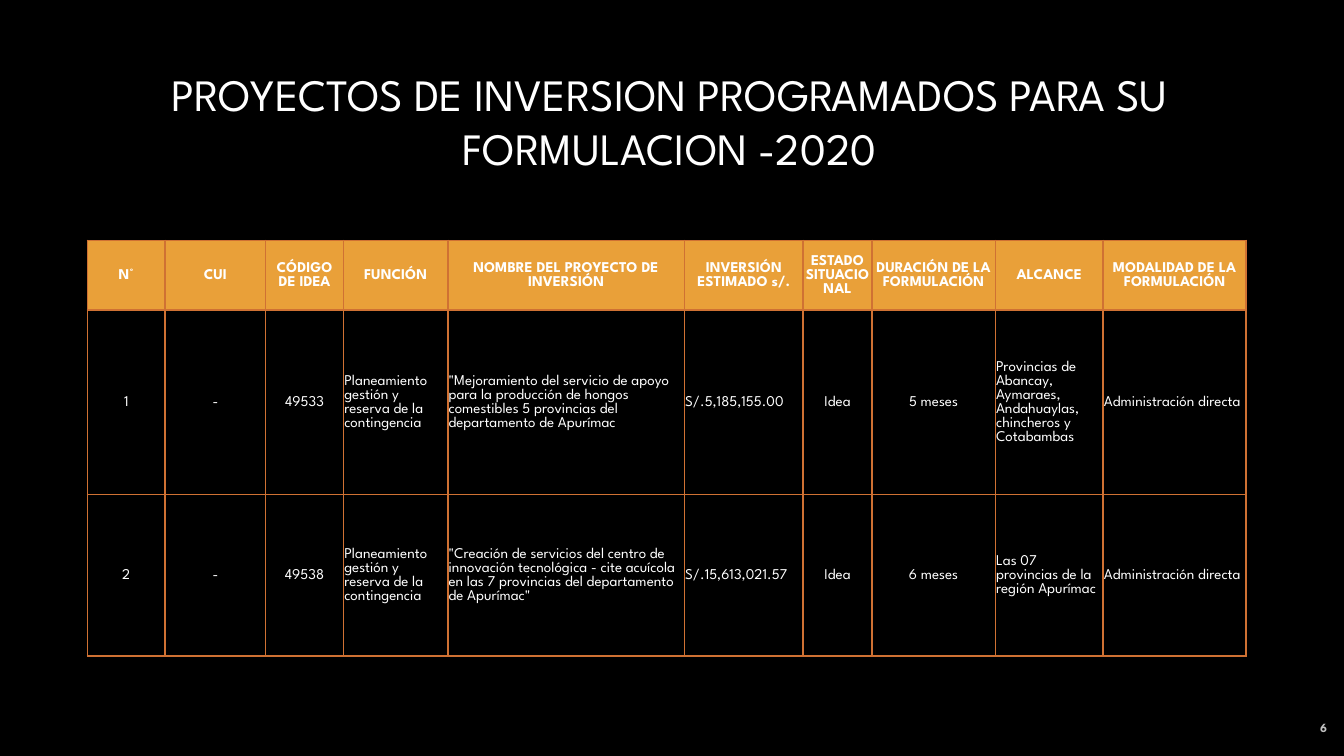
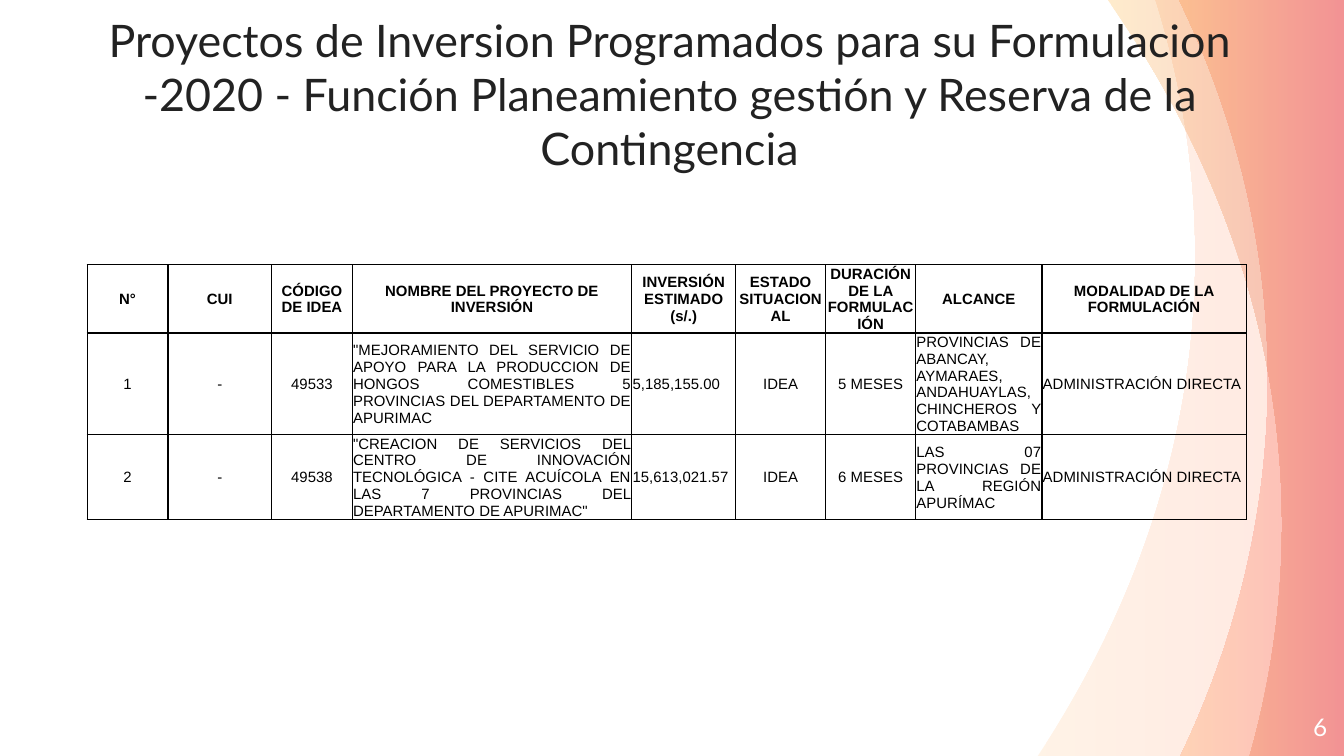
Before and after one commit to ORFEI-GRAP/Gestion-ORFEI, a slide deck: slide 6 of Proyectos Funcion - PRODUCCIÓN.pptx. Drawn at 1344x756 pixels with LibreOffice and Linux fonts; fonts in the diff are those of the drawing; background and template pictures are left out. Boxes give left, top, right and bottom in pixels: in the first picture for what was removed or moved away, otherwise in the second. Text is boxed around its words. In the diff, an @@ line names an element or a change of style, - is before the commit and + after.

```diff
--- a/Proyectos Funcion - PRODUCCIÓN.pptx
+++ b/Proyectos Funcion - PRODUCCIÓN.pptx
@@ background picture (left out) to #FFFFFF @@
@@ title at <box>109,18,1230,173</box>: text changed; font League Spartan to Lato; text colour gradient #FFFFFF to #A6A6A6 to #222222 @@
-PROYECTOS DE INVERSION PROGRAMADOS PARA SU FORMULACION -2020
+Proyectos de Inversion Programados para su Formulacion -2020 - Función Planeamiento gestión y Reserva de la Contingencia
@@ freeform shape added at <box>1037,0,1344,756</box>, fill gradient #FFC486 to #FF866B @@
@@ freeform shape added at <box>1108,0,1343,756</box>, fill gradient #FF9F00 to #CC0000 @@
@@ freeform shape added at <box>1180,0,1344,756</box>, fill gradient #F20122 to #FF6A00 @@
@@ table at <box>87,265,1246,536</box> @@
-column 4: FUNCIÓN | Planeamiento gestión y reserva de la contingencia | Planeamiento gestión y reserva de la contingencia
-column 5: NOMBRE DEL PROYECTO DE INVERSIÓN | "Mejoramiento del servicio de apoyo para la producción de hongos comestibles 5 provincias del departamento de Apurímac | "Creación de servicios del centro de innovación tecnológica - cite acuícola en las 7 provincias del departamento de Apurímac"
-column 6: INVERSIÓN ESTIMADO s/. | S/.5,185,155.00 | S/.15,613,021.57
-column 7: ESTADO SITUACIONAL | Idea | Idea
-column 8: DURACIÓN DE LA FORMULACIÓN | 5 meses | 6 meses
-column 9: ALCANCE | Provincias de Abancay, Aymaraes, Andahuaylas, chincheros y Cotabambas | Las 07 provincias de la región Apurímac
-column 10: MODALIDAD DE LA FORMULACIÓN | Administración directa | Administración directa
+column 4: NOMBRE DEL PROYECTO DE INVERSIÓN | "MEJORAMIENTO DEL SERVICIO DE APOYO PARA LA PRODUCCION DE HONGOS COMESTIBLES 5 PROVINCIAS DEL DEPARTAMENTO DE APURIMAC | "CREACION DE SERVICIOS DEL CENTRO DE INNOVACIÓN TECNOLÓGICA - CITE ACUÍCOLA EN LAS 7 PROVINCIAS DEL DEPARTAMENTO DE APURIMAC"
+column 5: INVERSIÓN ESTIMADO (s/.) | 5,185,155.00 | 15,613,021.57
+column 6: ESTADO SITUACIONAL | IDEA | IDEA
+column 7: DURACIÓN DE LA FORMULACIÓN | 5 MESES | 6 MESES
+column 8: ALCANCE | PROVINCIAS DE ABANCAY, AYMARAES, ANDAHUAYLAS, CHINCHEROS Y COTABAMBAS | LAS 07 PROVINCIAS DE LA REGIÓN APURÍMAC
+column 9: MODALIDAD DE LA FORMULACIÓN | ADMINISTRACIÓN DIRECTA | ADMINISTRACIÓN DIRECTA
@@ table: place and size @@
-table at <box>87,241,1246,656</box>
+table at <box>87,265,1246,536</box>
@@ page number at <box>1313,718,1327,736</box>: size 6.8 to 13 pt, font League Spartan to Lato, text colour #BFBFBF to #FFFFFF, bold off @@
```
Also in this commit, not shown: 5 other slides changed.
